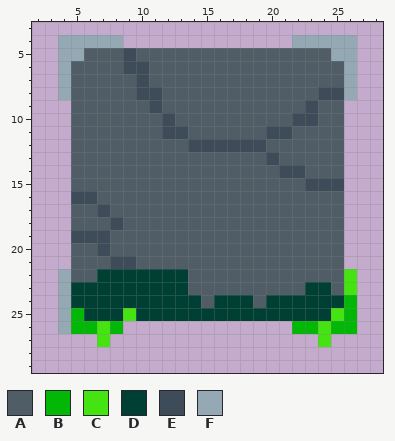
Two versions of one pixel-art sprite, Assets/Sprites/HUD/Item Holder 32x32.png. Above: the version before the commit.
The file is 32x32 pixels. Shown: x 2..28, y 3..29.
Palette (. is transparent): A #505d67  B #02b705  C #46e312  D #004034  E #3d4c58  F #94a9b4
And afterwards:
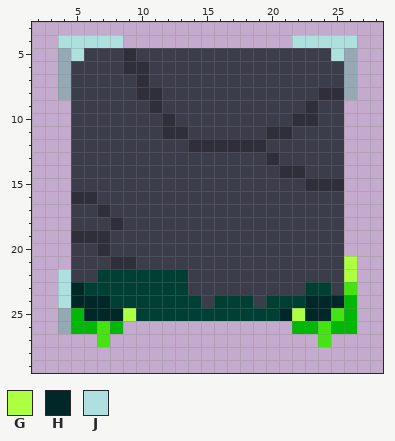
Colours new in this view: G #adff41  H #002829  J #ade0de
Changes in this commit:
{"colour":"A","old":"#505d67","new":"#3b3d4b"}
{"colour":"E","old":"#3d4c58","new":"#2f2f3b"}
{"y":4,"x":4,"old":"FFFFF","new":"JJJJJ"}
{"y":4,"x":22,"old":"FFFFF","new":"JJJJJ"}
{"y":5,"x":5,"old":"F","new":"J"}
{"y":5,"x":25,"old":"F","new":"J"}
{"y":21,"x":26,"old":".","new":"G"}
{"y":22,"x":4,"old":"F","new":"J"}
{"y":22,"x":26,"old":"C","new":"G"}
{"y":23,"x":4,"old":"FD","new":"JH"}
{"y":24,"x":4,"old":"FDDD","new":"JHHH"}
{"y":24,"x":23,"old":"DDD","new":"HHH"}
{"y":25,"x":6,"old":"DDDC","new":"HHHG"}
{"y":25,"x":21,"old":"DDDD","new":"HGHH"}
{"label":"changed","picture_box":[58,35,357,321]}
